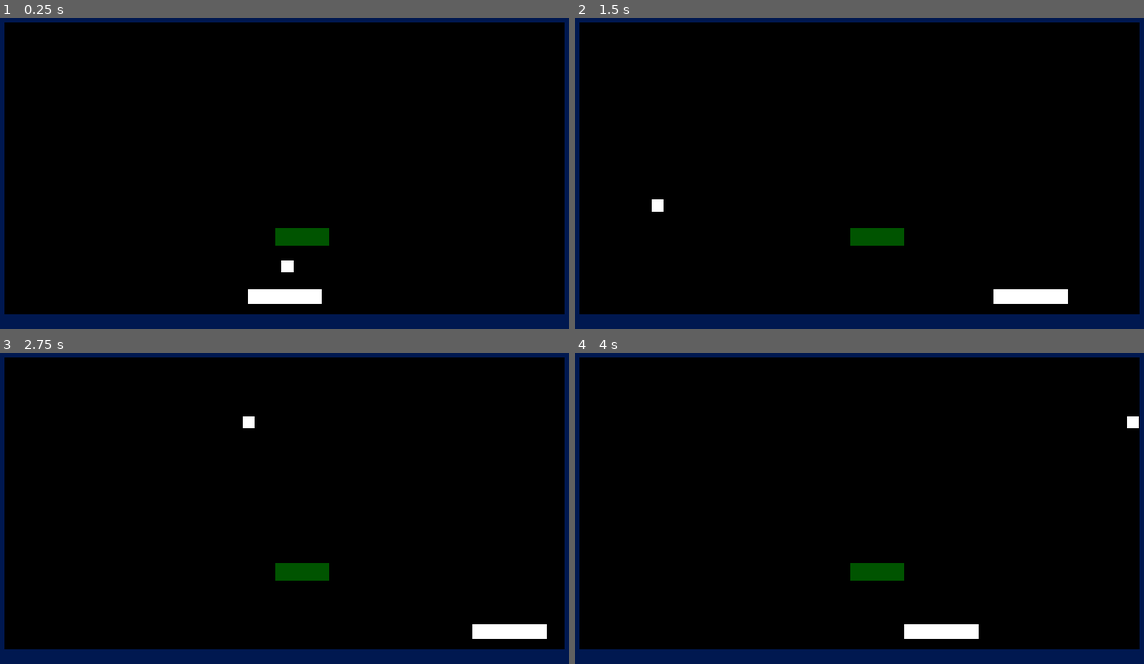
Above: before the commit, frames 1-4 (two rows, left to right).
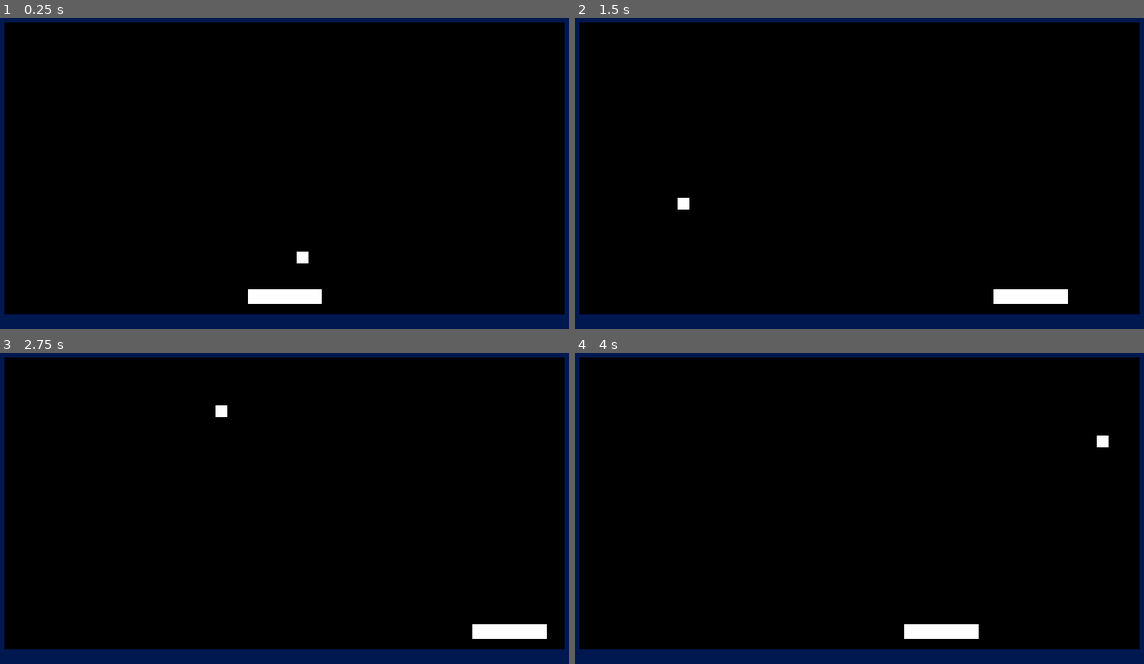
Above: after the commit, the same moments.

Repository: AlixBarreaux/simple-breakout
Game: Godot game, scene res://Scenes/Levels/LevelTest.tscn
Two runs of this game, one before a commit and one after it. Both use one fixed random seed, a clock stepped at 60 frames per second and the inputs below. This scene is started directly instead of the project's main scene.
Inputs:
- Up to frame 1 (0.25 s): no input
- Up to frame 2 (1.5 s): tap Enter at 0.5 s; hold D (move_right) 0.53-1.28 s; tap Space (launch_ball) at 0.6, 1.35 s; hold Q (move_left) from 1.28 s (still down)
- Up to frame 3 (2.75 s): release Q (move_left) at 2.03 s; hold D (move_right) from 2.03 s (still down); tap Space (launch_ball) at 2.1 s
- Up to frame 4 (4 s): tap Space (launch_ball) at 2.85, 3.6 s; release D (move_right) at 3.53 s; hold Q (move_left) from 3.53 s (still down)

The runs differ from the first frame. In frame 1, 0.7% of the frame differs, in the area x 48-58%, y 67-82%; in frame 2, 0.7%; in frame 3, 0.7%; in frame 4, 0.7%.

Commit message:
Fix ball going going left to right when colliding on the sides of the paddle and being as a result stuck forever on the horizontal axis and not going vertically anymore. Also make unhandled_key_input disabled in _disable (ball.gd) at first before the physics_process is disabled

Diff:
--- a/Scenes/Levels/LevelTest.tscn
+++ b/Scenes/Levels/LevelTest.tscn
@@ -12,7 +12,13 @@
 [node name="LevelTest" instance=ExtResource( 1 )]
 next_level_to_load_path = "res://Scenes/Levels/Level1.tscn"
 
-[node name="StaticBody2D" type="StaticBody2D" parent="." index="0"]
+[node name="TEMPBallPosition" type="Position2D" parent="." index="0"]
+position = Vector2( 1000, 870 )
+__meta__ = {
+"_editor_description_": ""
+}
+
+[node name="StaticBody2D" type="StaticBody2D" parent="." index="1"]
 position = Vector2( 1020, -140 )
 __meta__ = {
 "_edit_group_": true
@@ -23,7 +29,7 @@
 shape = SubResource( 1 )
 
 [node name="Brick2" parent="Bricks" index="0" instance=ExtResource( 2 )]
-position = Vector2( 960, 740 )
+position = Vector2( 1960, 580 )
 
 [node name="Floor" type="StaticBody2D" parent="Terrain" index="1"]
 position = Vector2( 2070, 1030 )
@@ -42,6 +48,6 @@
 disabled = true
 
 [node name="Ball" parent="Balls" index="0"]
-position = Vector2( 1000, 870 )
+position = Vector2( 1050, 840 )
 
 [editable path="Balls"]
--- a/Scripts/ball.gd
+++ b/Scripts/ball.gd
@@ -15,6 +15,9 @@
 
 var velocity: Vector2 = Vector2(0.0, 0.0)
 var direction: Vector2 = Vector2(0.0, 0.0)
+
+# Vertical angle to give to the ball when it's stuck going from left to right
+var free_ball_vertical_angle: float = -0.3
 
 signal died
 
@@ -39,13 +42,15 @@
 
 		if collision.collider is Paddle:
 			self.direction = get_bounce_direction(collision)
+
+			# Prevent the ball from bouncing from left to right and not
+			# being able to go up or down anymore
+			if self.direction == Vector2(1.0, 0.0) or self.direction == Vector2(-1.0, 0.0):
+				self.direction.y = self.free_ball_vertical_angle
+
 			self.direction.bounce(collision.normal)
-#			var reflect = collision.remainder.bounce(collision.normal)
 		else:
-
 			self.direction = self.direction.bounce(collision.normal)
-#			var reflect = collision.remainder.bounce(collision.normal)
-#			reflect = self.move_and_collide(reflect)
 
 
 		if collision.collider.is_in_group("bricks"):
@@ -86,11 +91,7 @@
 	var vector_between_both: Vector2 = ball_collision_position - collider_global_position
 
 
-#	print(collider_global_position, ball_collision_position)
-#	print("RETURN: " + str(vector_between_both))
-
 	vector_between_both = vector_between_both.normalized()
-#	print("NORMALIZED: " + str(vector_between_both))
 	return vector_between_both
 
 
@@ -109,7 +110,6 @@
 
 
 func _enable() -> void:
-	print(self.name + " _enable() !")
 	self.set_physics_process(true)
 	self.collision_shape_2D.disabled = false
 	set_process_unhandled_key_input(true)
@@ -117,9 +117,9 @@
 
 
 func _disable() -> void:
+	set_process_unhandled_key_input(false)
 	self.set_physics_process(false)
 	self.collision_shape_2D.disabled = true
-	set_process_unhandled_key_input(false)
 	self.hide()
 
 
